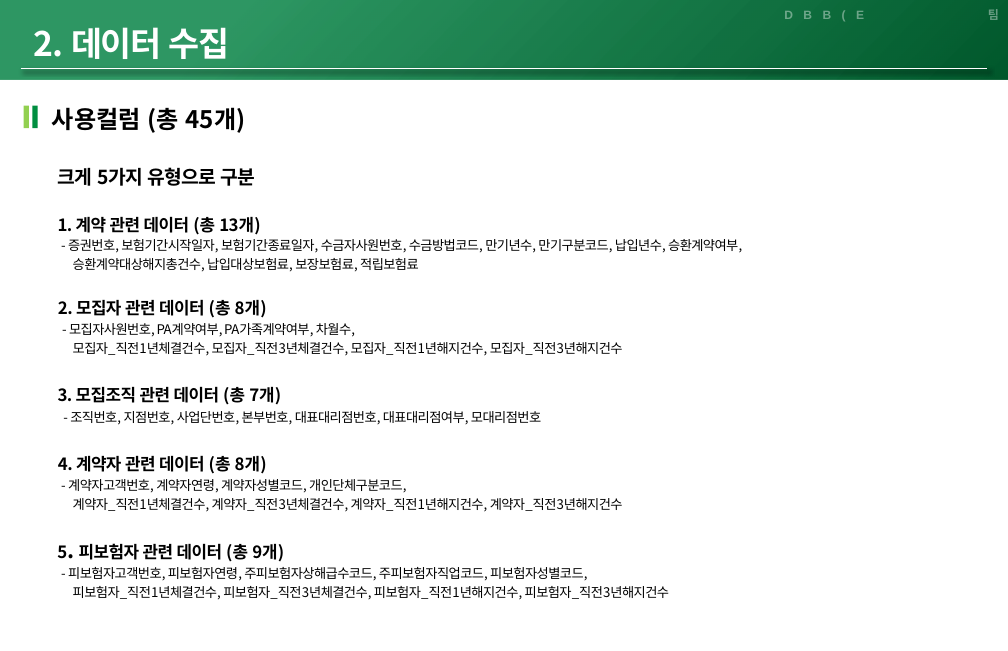
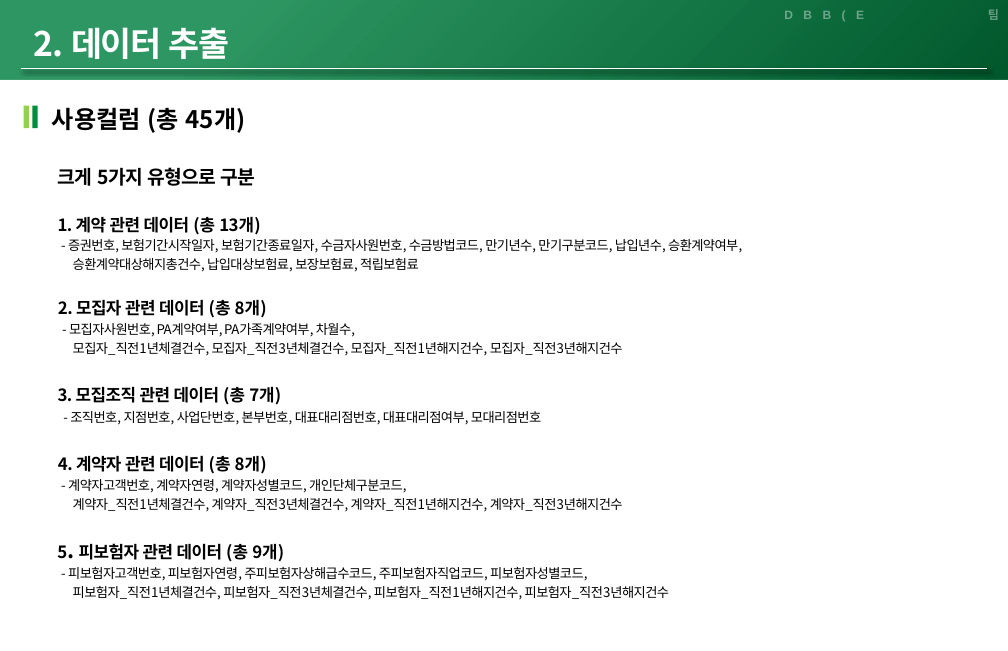
Before and after one commit to dhlee23/DBB-Expert, a slide deck: slide 4 of db_notes/'24년 DBB Expert 3팀 프로젝트 발표자료_V3.pptx. Drawn at 1008x651 pixels with LibreOffice and Linux fonts; fonts in the diff are those of the drawing. Boxes give left, top, right and bottom in pixels: in the first picture for what was removed or moved away, otherwise in the second. Text is boxed around its words. In the diff, an @@ line names an element or a change of style, - is before the commit and + after.

```diff
--- a/db_notes/'24년 DBB Expert 3팀 프로젝트 발표자료_V3.pptx
+++ b/db_notes/'24년 DBB Expert 3팀 프로젝트 발표자료_V3.pptx
@@ text at box(34, 27, 230, 59): text changed @@
-2. 데이터 수집
+2. 데이터 추출
```
Also in this commit, not shown: 8 other slides changed, 7 slides added.
